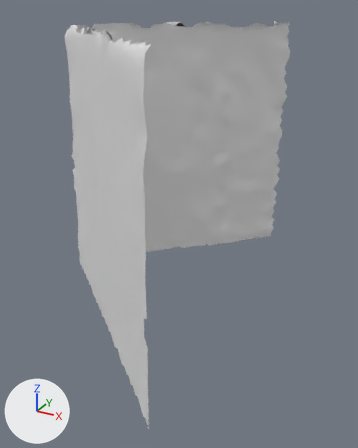
The OBJ model res/edges/edge_01.obj, before and after one commit.
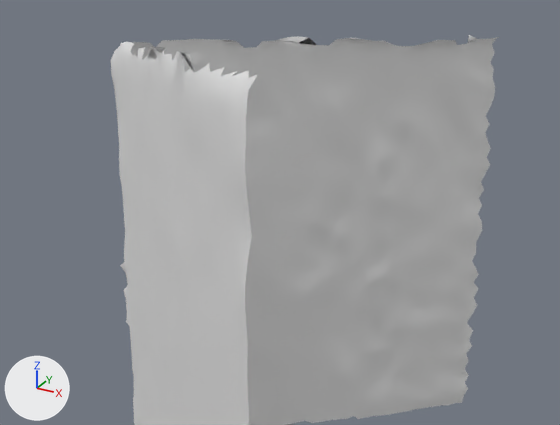
Each version is shown whole from a 50 mm camera at (26.0, -60.0, 584.0) aimed at (-95.0, 160.0, 474.0), then close up on the part from 0% to 92% of the width and 0% to 56% of the height. Every picture has the same lights, and +X, +Y and +Z are marked at lower left. Where no turn or scale is listed for an object, it has been applied to the vertices.

Before the edit, the objects in view are built like this:
```python
me_edge_01 = bpy.data.meshes.new('edge_01')
me_edge_01.from_pydata(...)  # 3264 vertices, 6285 faces; spans x -165.0..-55.0, y 64.0..267.0, z 428.0..576.0
ob_edge_01 = bpy.data.objects.new('edge_01', me_edge_01)
ob_edge_01.location = (0.0, 0.0, 0.0)
```
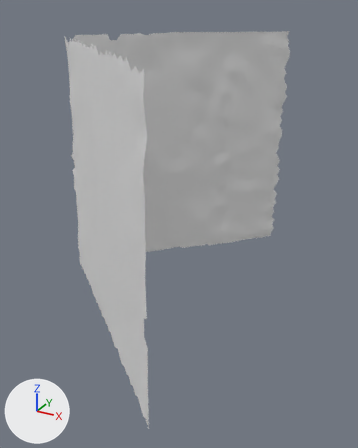
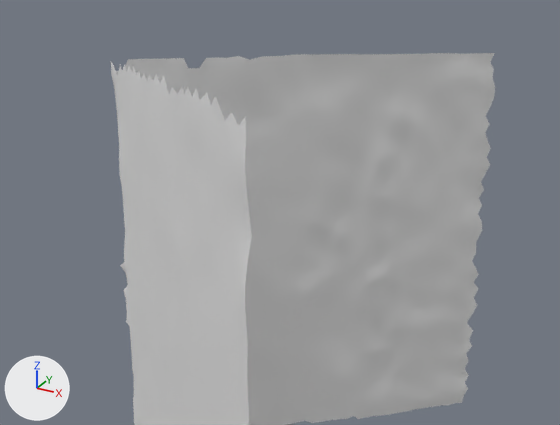
Location of each change, [x1, y1, x2, y2] in pixels of the close-ups (560 x 425 px):
'edge_01', reshaped
    before: [111, 35, 499, 425]
    after: [111, 53, 495, 425]
part 1 of me_edge_01, deleted
    before: [111, 35, 499, 125]

The edits, one by one:
me_edge_01 is used by ob_edge_01; location (0.0, 0.0, 0.0).
me_edge_01 had 3264 vertices, 6285 faces and spanned x -165.0..-55.0, y 64.0..267.0, z 428.0..576.0.
me_edge_01 now has 3123 vertices, 6001 faces and spans x -165.0..-56.0, y 64.0..267.0, z 428.0..570.0.
Part 1, on me_edge_01:
141 vertices are removed from x -161.0..-55.0, y 69.0..267.0, z 569.0..576.0.
284 faces are deleted.
